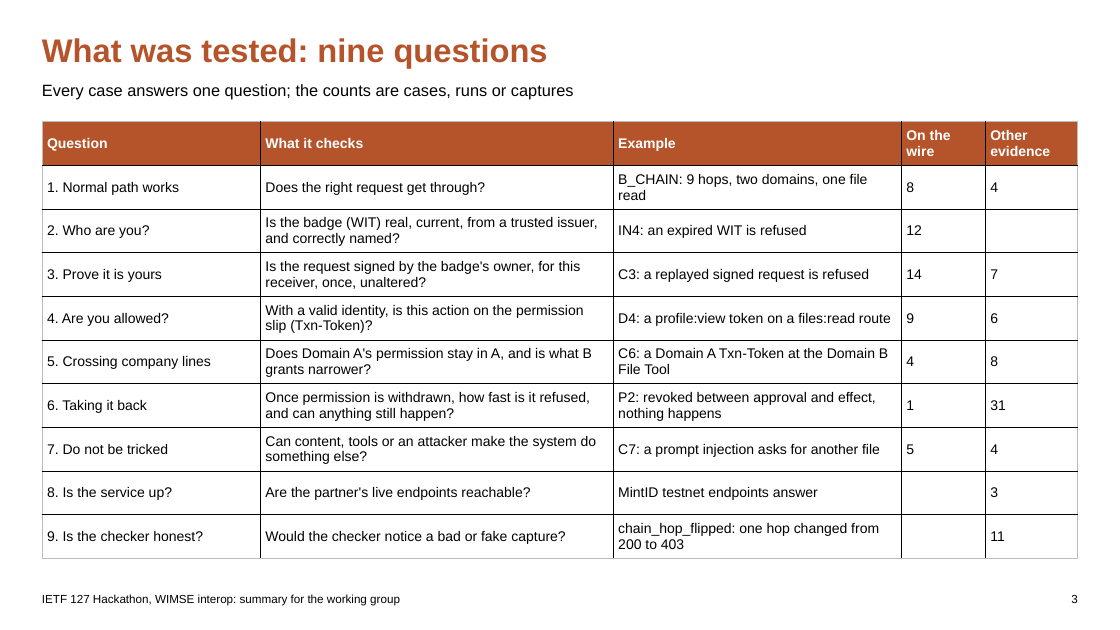
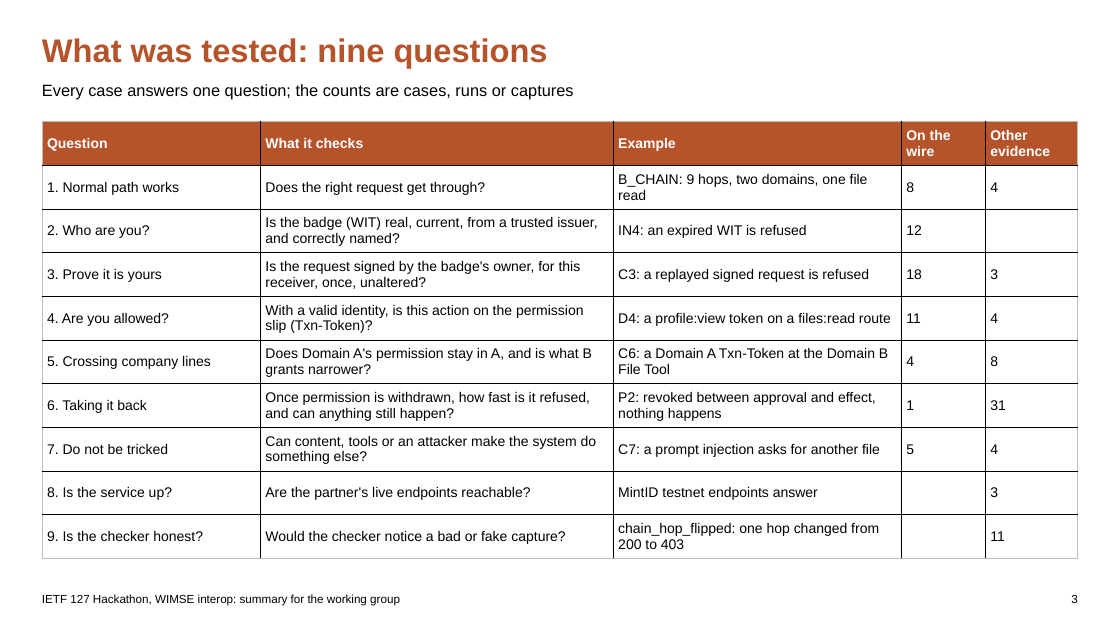
Before and after one commit to apelov/IETF127-Hackathon-AI2II-WIMSE, a slide deck: slide 3 of IETF127_WIMSE_WG_Summary.pptx. Drawn at 1120x630 pixels with LibreOffice and Linux fonts; fonts in the diff are those of the drawing. Boxes give left, top, right and bottom in pixels: in the first picture for what was removed or moved away, otherwise in the second. Text is boxed around its words. In the diff, an @@ line names an element or a change of style, - is before the commit and + after.

```diff
--- a/IETF127_WIMSE_WG_Summary.pptx
+++ b/IETF127_WIMSE_WG_Summary.pptx
@@ table at (42, 122, 1078, 559) @@
-row 4, column 4: 14
+row 4, column 4: 18
-row 4, column 5: 7
+row 4, column 5: 3
-row 5, column 4: 9
+row 5, column 4: 11
-row 5, column 5: 6
+row 5, column 5: 4
```
Also in this commit, not shown: 4 other slides changed, 25 other files.
